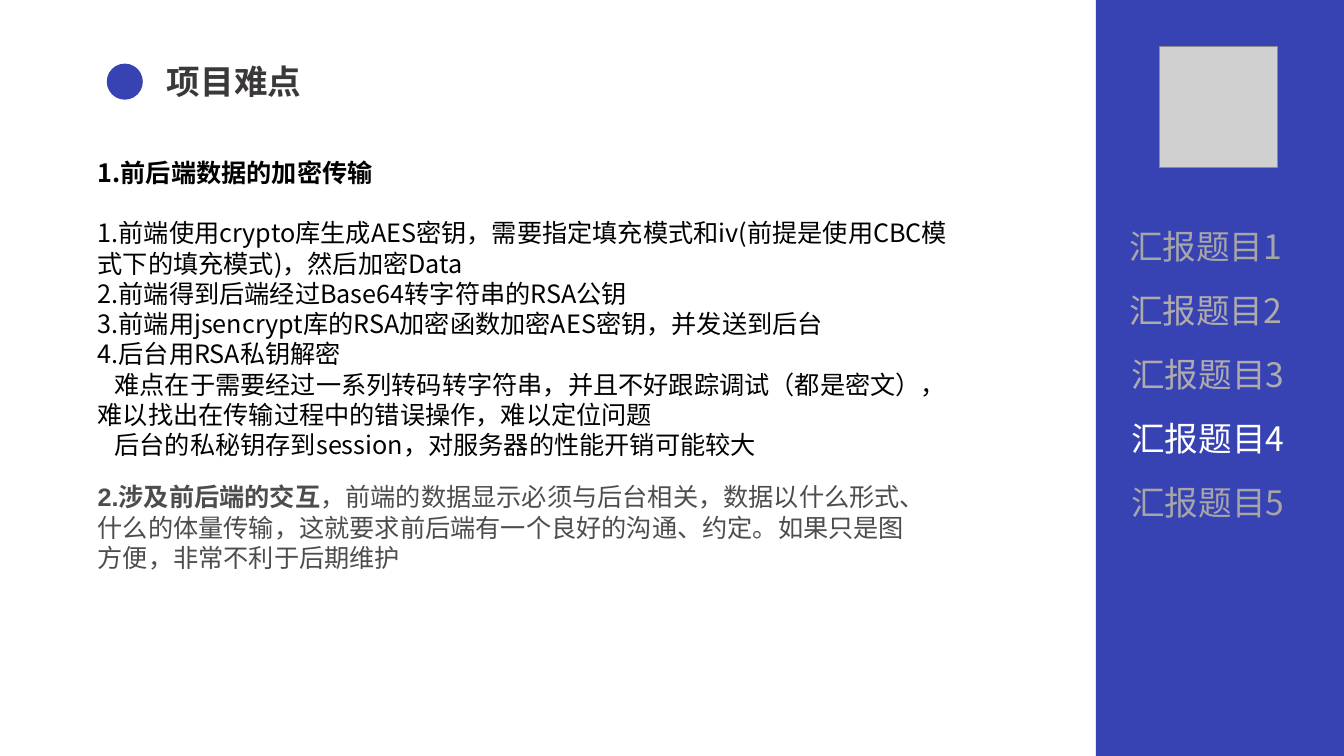
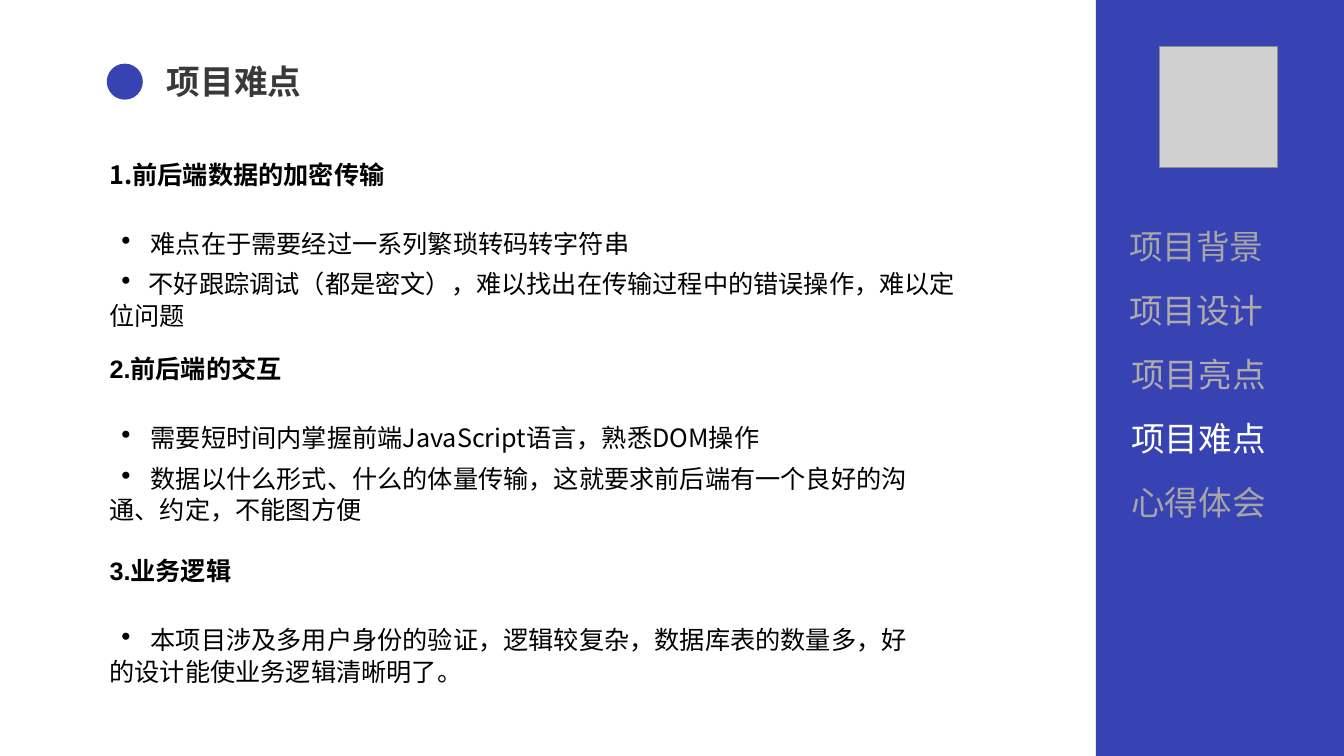
Before and after one commit to fgksking/some-codings, a slide deck: slide 17 of ppt/QG答辩.pptx (slide 15 before the commit). Drawn at 1344x756 pixels with LibreOffice and Linux fonts; fonts in the diff are those of the drawing; grey boxes stand for pictures. Boxes give left, top, right and bottom in pixels: in the first picture for what was removed or moved away, otherwise in the second. Text is boxed around its words. In the diff, an @@ line names an element or a change of style, - is before the commit and + after.

```diff
--- a/ppt/QG答辩.pptx
+++ b/ppt/QG答辩.pptx
@@ text "1.前后端数据的加密传输": place and size @@
-text "1.前后端数据的加密传输" at (98, 160, 947, 457)
+text "1.前后端数据的加密传输" at (109, 162, 955, 327)
@@ text at (109, 231, 955, 327): text changed @@
-1.前端使用crypto库生成AES密钥，需要指定填充模式和iv(前提是使用CBC模式下的填充模式)，然后加密Data
-2.前端得到后端经过Base64转字符串的RSA公钥
-3.前端用jsencrypt库的RSA加密函数加密AES密钥，并发送到后台
-4.后台用RSA私钥解密
-难点在于需要经过一系列转码转字符串，并且不好跟踪调试（都是密文），难以找出在传输过程中的错误操作，难以定位问题
-后台的私秘钥存到session，对服务器的性能开销可能较大
+• 难点在于需要经过一系列繁琐转码转字符串
+• 不好跟踪调试（都是密文），难以找出在传输过程中的错误操作，难以定位问题
@@ text at (1129, 231, 1263, 262): text changed @@
-汇报题目1
+项目背景
@@ text at (1129, 295, 1263, 326): text changed @@
-汇报题目2
+项目设计
@@ text at (110, 358, 907, 683): text changed; font Arial to Noto Sans CJK SC; text colour #4D4D4D to #000000 @@
-2.涉及前后端的交互，前端的数据显示必须与后台相关，数据以什么形式、什么的体量传输，这就要求前后端有一个良好的沟通、约定。如果只是图方便，非常不利于后期维护
+2.前后端的交互
+• 需要短时间内掌握前端JavaScript语言，熟悉DOM操作
+• 数据以什么形式、什么的体量传输，这就要求前后端有一个良好的沟通、约定，不能图方便
+3.业务逻辑
+• 本项目涉及多用户身份的验证，逻辑较复杂，数据库表的数量多，好的设计能使业务逻辑清晰明了。
@@ text at (1131, 359, 1265, 390): text changed @@
-汇报题目3
+项目亮点
@@ text at (1131, 422, 1265, 454): text changed @@
-汇报题目4
+项目难点
@@ text at (1131, 487, 1265, 518): text changed @@
-汇报题目5
+心得体会
```
Also in this commit, not shown: 10 other slides changed, 4 slides added, 1 slide removed, 4 other files.
